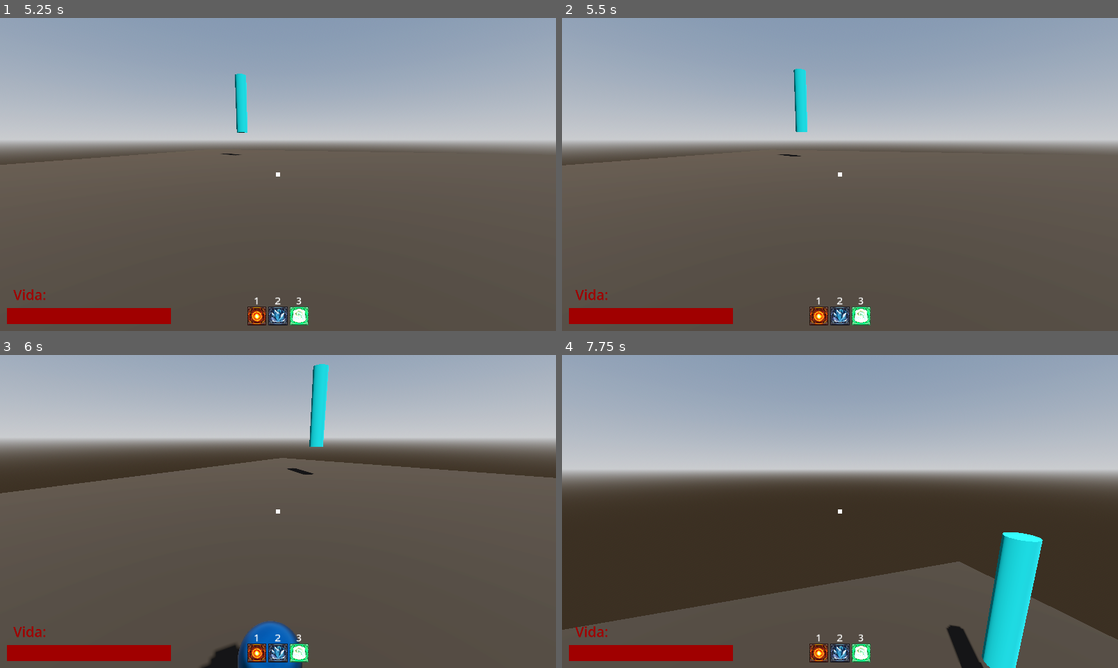
Above: before the commit, frames 1-4 (two rows, left to right).
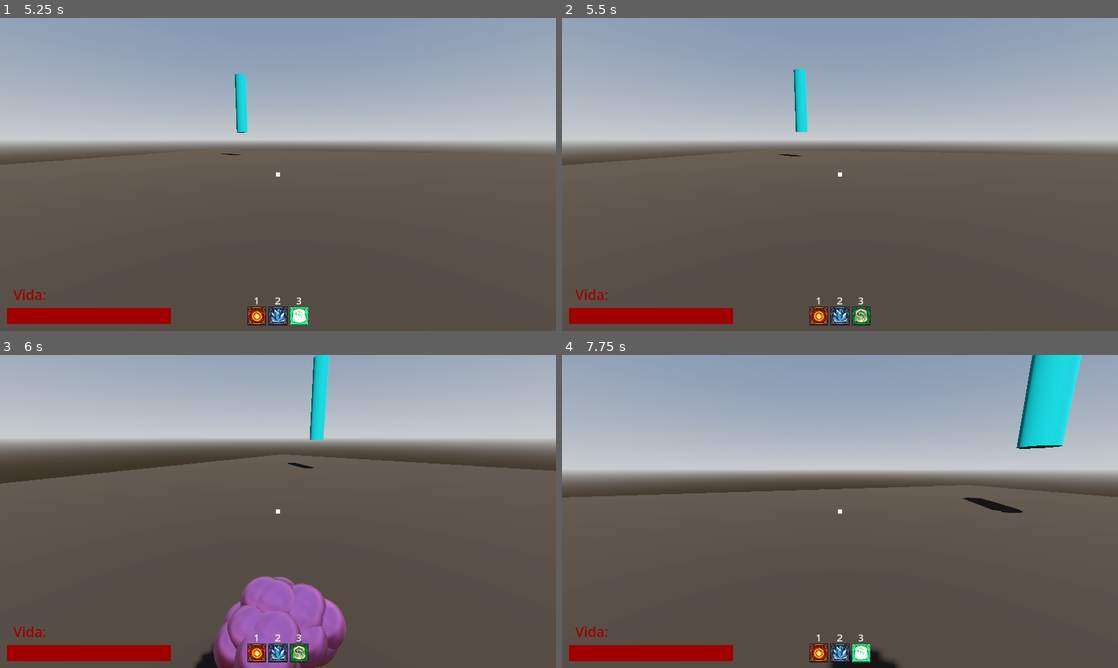
Above: after the commit, the same moments.

Repository: Isaaa43/Saudavel-e-Balanceado
Game: Godot game, scene res://cenas/main_game.tscn
The game is run twice, just before and just after one commit, with the same random seed, the same clock (stepped at 60 frames per second) and the same inputs.
Inputs (mouse positions are in pixels of both pictures, inside the frame that each line leads up to):
- Up to frame 1 (5.25 s): click (278, 224) at 0.52 s; type "Alex" at 0.6 s; click "Jogar" at 1.25 s; click "Host" at 2 s; click "Começar Partida" at 2.75 s; tap Enter at 3.5 s; move the mouse to (400, 158) at 3.52 s; hold D (direita) 3.53-4.28 s; tap 1 at 3.6 s; click (400, 158) at 3.67 s; tap Space (pular) at 3.77, 4.52 s; tap 2 at 3.8, 4.35 s; move the mouse to (250, 174) at 4.27 s; hold W (frente) from 4.28 s (still down); tap 3 at 4.55, 5.1 s; move the mouse to (289, 168) at 5.02 s
- Up to frame 2 (5.5 s): keep holding W (frente); tap 4 at 5.3 s
- Up to frame 3 (6 s): keep holding W (frente); tap Space (pular) at 5.75 s; move the mouse to (272, 517) at 5.77 s; tap 4 at 5.85 s; click (272, 517) at 5.92 s
- Up to frame 4 (7.75 s): keep holding W (frente); tap Space (pular) at 6.02, 6.77, 7.52 s; tap 1 at 6.05, 7.35 s; move the mouse to (878, 514) at 6.52 s; click (878, 514) at 6.6 s; tap 2 at 6.8 s; move the mouse to (795, 508) at 7.27 s; tap 3 at 7.55 s

Frame 1 is identical in both runs. In frame 2, 0.2% of the frame differs, in the area x 52-56%, y 92-99%; in frame 3, 7.3%; in frame 4, 39%, in the area x 0-100%, y 0-100%.
Error after the commit: Out of bounds get index '3' (on base: 'Array[Node]') (res://scripts/game/UI/hud_jogador.gd:18)

Commit message:
feat: feitiço ozempagic adicionado
Criado feitiço cura ozempagic e adicionado a lista de feitiços

Diff:
--- /dev/null
+++ b/luta-magos/feiticos/Ozempagic/FD_ozempagic.tres
@@ -0,0 +1,14 @@
+[gd_resource type="Resource" script_class="FeiticoDefinicaoRes" format=3 uid="uid://cy0n07ui1fty2"]
+
+[ext_resource type="PackedScene" uid="uid://bqh26u1rb6wm5" path="res://feiticos/Ozempagic/FS_ozempagic.tscn" id="1_7q7bd"]
+[ext_resource type="Script" uid="uid://dnavupkg51wgc" path="res://scripts/game/feiticos/feitico_definicao_res.gd" id="2_4ih6y"]
+
+[resource]
+script = ExtResource("2_4ih6y")
+feitico_id = "Ozempagic"
+nome = "Ozempagic"
+feitico_tipo = 2
+cooldown = 3.0
+custo = 30.0
+feitico_scene = ExtResource("1_7q7bd")
+metadata/_custom_type_script = "uid://dnavupkg51wgc"
--- /dev/null
+++ b/luta-magos/feiticos/Ozempagic/FS_ozempagic.tscn
@@ -0,0 +1,35 @@
+[gd_scene format=3 uid="uid://bqh26u1rb6wm5"]
+
+[ext_resource type="Script" uid="uid://buc361b2ax6k2" path="res://feiticos/Ozempagic/F_ozempagic.gd" id="1_6myp1"]
+
+[sub_resource type="StandardMaterial3D" id="StandardMaterial3D_5mxcy"]
+albedo_color = Color(1, 0.5568628, 0.9254902, 1)
+metallic = 1.0
+roughness = 0.3
+
+[sub_resource type="ParticleProcessMaterial" id="ParticleProcessMaterial_sdfvm"]
+direction = Vector3(0, 1, 0)
+initial_velocity_min = 3.0
+initial_velocity_max = 5.0
+
+[sub_resource type="SphereMesh" id="SphereMesh_jk8kg"]
+radius = 0.1
+height = 0.2
+
+[sub_resource type="Skin" id="Skin_prwku"]
+
+[node name="FS_Ozempagic" type="Node3D" unique_id=2102016733]
+script = ExtResource("1_6myp1")
+cura = 20.0
+
+[node name="GPUParticles3D" type="GPUParticles3D" parent="." unique_id=1748442298]
+transform = Transform3D(1, 0, 0, 0, 1, 0, 0, 0, 1, 0, -0.33667374, 0)
+material_override = SubResource("StandardMaterial3D_5mxcy")
+emitting = false
+amount = 30
+sub_emitter = NodePath(".")
+one_shot = true
+explosiveness = 1.0
+process_material = SubResource("ParticleProcessMaterial_sdfvm")
+draw_pass_1 = SubResource("SphereMesh_jk8kg")
+draw_skin = SubResource("Skin_prwku")
--- /dev/null
+++ b/luta-magos/feiticos/Ozempagic/F_ozempagic.gd
@@ -0,0 +1,30 @@
+extends Feitico
+
+@export var cura: float = 10
+
+@onready var particulas : GPUParticles3D = $GPUParticles3D
+
+## Cria a magia, antes de lancar
+func criar() -> void:
+	particulas.emitting = true
+	global_position = posicao_global_inicial
+	criador.sistema_vida.receber_vida(cura)
+
+## Lanca a magia
+func lancar() -> void:
+	criar()
+	# deletar
+	await get_tree().create_timer(5).timeout
+	queue_free()
+
+## Ao colidir com objetos
+func colidir() -> void:
+	pass
+
+## Ao acertar um objeto
+func acertar() -> void:
+	pass
+
+## Aplicar os efeitos do feitico no alvo
+func aplicar_efeito() -> void:
+	pass
--- a/luta-magos/scripts/autoloads/registros/registro_feiticos.gd
+++ b/luta-magos/scripts/autoloads/registros/registro_feiticos.gd
@@ -21,9 +21,11 @@
 const FD_BOLA_FOGO = "uid://c4ct5q6ves50i"
 const FD_FURA_SAPATO = "uid://c71eh6rcojqh0"
 const FD_PULO_IMPULSIONADO = "uid://skatmcv3uduk"
+const FD_OZEMPAGIC = "uid://cy0n07ui1fty2"
 
 const feiticos_definicoes_res := [
 	FD_BOLA_FOGO,
 	FD_FURA_SAPATO,
 	FD_PULO_IMPULSIONADO,
+	FD_OZEMPAGIC,
 ]
--- a/luta-magos/scripts/game/characters/lancador_feiticos.gd
+++ b/luta-magos/scripts/game/characters/lancador_feiticos.gd
@@ -15,12 +15,15 @@
 	if Input.get_mouse_mode() == Input.MOUSE_MODE_VISIBLE: return
 
 	if _event is InputEventKey and _event.pressed:
-		if _event.keycode == KEY_1:
-			_selecionar(0)
-		if _event.keycode == KEY_2:
-			_selecionar(1)
-		if _event.keycode == KEY_3:
-			_selecionar(2)
+		match (_event.keycode):
+			KEY_1:
+				_selecionar(0)
+			KEY_2:
+				_selecionar(1)
+			KEY_3:
+				_selecionar(2)
+			KEY_4:
+				_selecionar(3)
 
 	if Input.is_action_just_pressed("acao"):
 		_escolher_feitico()
@@ -37,6 +40,8 @@
 			_lancar_feitico_escolhido("FuraSapato")
 		2:
 			_lancar_feitico_escolhido("PuloImpulsionado")
+		3:
+			_lancar_feitico_escolhido("Ozempagic")
 
 func _process(delta: float) -> void:
 	for id in _cooldowns:
Not shown, added: luta-magos/feiticos/Ozempagic/F_ozempagic.gd.uid
